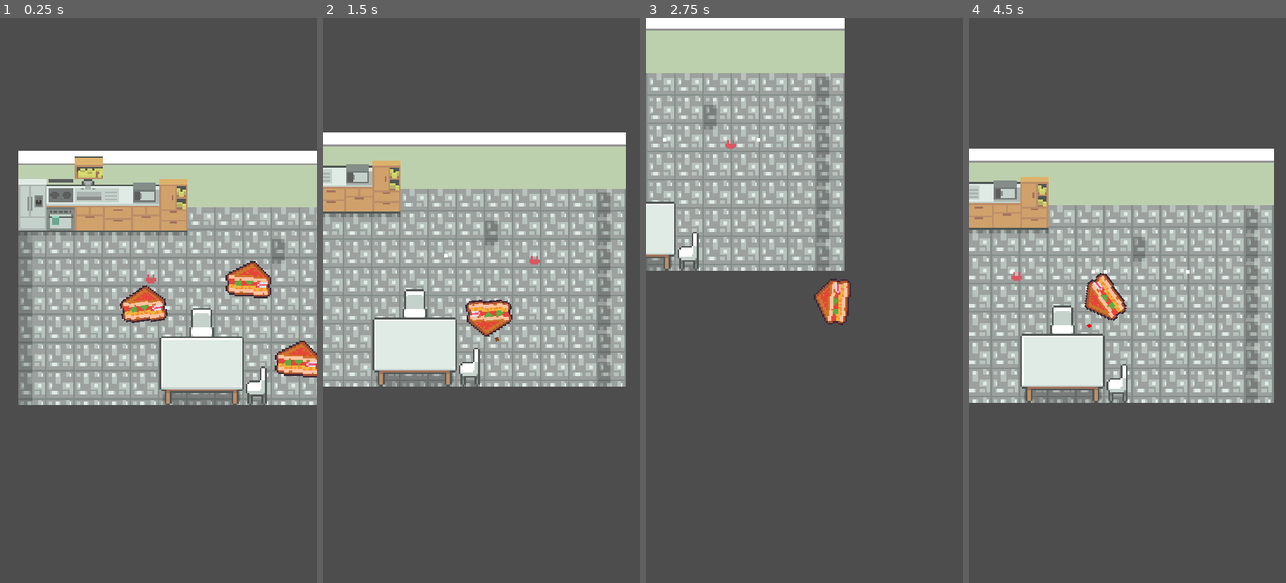
Above: before the commit, frames 1-4 (left to right).
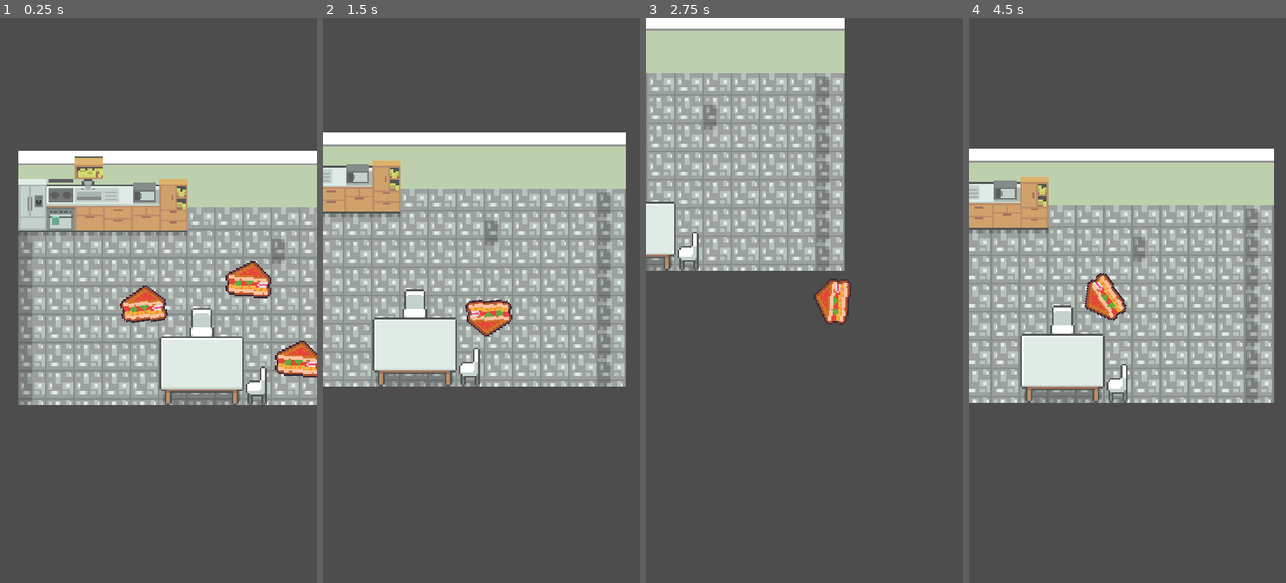
Above: after the commit, the same moments.

Repository: helenzhangyc/BurgerStrike
Game: Godot game, scene res://scenes/levels/Daniel.tscn
Two runs of this game, one before a commit and one after it. Both use one fixed random seed, a clock stepped at 60 frames per second and the inputs below. The project has no main scene, so this scene is started directly.
Inputs (mouse positions are in pixels of both pictures, inside the frame that each line leads up to):
- Up to frame 1 (0.25 s): no input
- Up to frame 2 (1.5 s): move the mouse to (551, 272) at 0.52 s; hold D (right) 0.53-1.28 s; tap Space (shoot) at 0.6, 1.35 s; move the mouse to (418, 328) at 1.27 s; hold S (down) from 1.28 s (still down)
- Up to frame 3 (2.75 s): move the mouse to (836, 176) at 2.02 s; release S (down) at 2.03 s; hold D (right) from 2.03 s (still down); tap Space (shoot) at 2.1 s
- Up to frame 4 (4.5 s): move the mouse to (1111, 413) at 2.77 s; release D (right) at 2.78 s; hold W (up) 2.78-3.53 s; tap Space (shoot) at 2.85, 3.6, 4.35 s; move the mouse to (1222, 385) at 3.52 s; hold A (left) from 3.53 s (still down); move the mouse to (1032, 215) at 4.27 s

The runs differ from the first frame. In frame 1, less than 0.1% of the frame differs, in the area x 46-50%, y 45-47%; in frame 2, less than 0.1%; in frame 3, less than 0.1%; in frame 4, less than 0.1%, in the area x 12-70%, y 44-55%.

Commit message:
daniel/upgrade inventory (#5)
* Inventory system

* add to inventory

* shooting refactor

* merge

Diff:
--- a/project.godot
+++ b/project.godot
@@ -18,6 +18,7 @@
 [autoload]
 
 SignalBus="*res://scripts/SignalBus.gd"
+Globals="*res://scenes/Globals.tscn"
 
 [display]
 
--- /dev/null
+++ b/scenes/Globals.tscn
@@ -0,0 +1,8 @@
+[gd_scene load_steps=2 format=3 uid="uid://rqxrfrjtp106"]
+
+[ext_resource type="Script" path="res://scripts/Globals.gd" id="1_dd7n5"]
+
+[node name="Globals" type="Node2D"]
+script = ExtResource("1_dd7n5")
+
+[node name="BulletContainer" type="Node2D" parent="."]
--- a/scenes/Player.tscn
+++ b/scenes/Player.tscn
@@ -1,9 +1,11 @@
-[gd_scene load_steps=6 format=3 uid="uid://cwre7pomfe73u"]
+[gd_scene load_steps=8 format=3 uid="uid://cwre7pomfe73u"]
 
 [ext_resource type="Script" path="res://scripts/Player.gd" id="1_e2y74"]
 [ext_resource type="Texture2D" uid="uid://5jnm0t5m0wyr" path="res://sprites/03.png" id="2_tpg8j"]
 [ext_resource type="PackedScene" uid="uid://cfx5cdofitgxf" path="res://scenes/PickerUpper.tscn" id="3_dc2ih"]
 [ext_resource type="Script" path="res://scripts/Inventory.gd" id="4_py77w"]
+[ext_resource type="Script" path="res://scripts/Shooter.gd" id="5_372h2"]
+[ext_resource type="Resource" uid="uid://gk7qypk05u23" path="res://resources/items/sauce/ketcup.tres" id="6_8uwjp"]
 
 [sub_resource type="RectangleShape2D" id="RectangleShape2D_w7vev"]
 size = Vector2(6, 7)
@@ -27,6 +29,10 @@
 
 [node name="PickerUpper" parent="." instance=ExtResource("3_dc2ih")]
 
-[node name="Inventory" type="Node" parent="."]
+[node name="Inventory" type="Node2D" parent="."]
 script = ExtResource("4_py77w")
 items = Array[Resource("res://scripts/BurgerItem.gd")]([null])
+
+[node name="Shooter" type="Node2D" parent="."]
+script = ExtResource("5_372h2")
+ammunition = Array[Resource("res://scripts/SauceItem.gd")]([ExtResource("6_8uwjp"), ExtResource("6_8uwjp"), ExtResource("6_8uwjp"), ExtResource("6_8uwjp"), ExtResource("6_8uwjp")])
--- a/scenes/levels/Daniel.tscn
+++ b/scenes/levels/Daniel.tscn
@@ -1,9 +1,8 @@
-[gd_scene load_steps=11 format=3 uid="uid://ctbe15r3nw1ey"]
+[gd_scene load_steps=10 format=3 uid="uid://ctbe15r3nw1ey"]
 
 [ext_resource type="Script" path="res://scripts/GameManager.gd" id="1_p5wqo"]
 [ext_resource type="Texture2D" uid="uid://tpf23uytvwei" path="res://sprites/tileset.png" id="2_4uj7p"]
 [ext_resource type="PackedScene" uid="uid://cwre7pomfe73u" path="res://scenes/Player.tscn" id="3_wbqv4"]
-[ext_resource type="PackedScene" uid="uid://c0ujo7raol74o" path="res://scenes/Enemy.tscn" id="4_vfbub"]
 [ext_resource type="Script" path="res://scripts/Camera.gd" id="5_r3lwe"]
 [ext_resource type="PackedScene" uid="uid://ckeuy4n7lbry5" path="res://scenes/PickupItem.tscn" id="6_n4xlb"]
 [ext_resource type="Resource" uid="uid://gk7qypk05u23" path="res://resources/items/sauce/ketcup.tres" id="7_yr2jp"]
@@ -287,11 +286,6 @@
 [node name="Player" parent="." instance=ExtResource("3_wbqv4")]
 position = Vector2(-41, 6)
 
-[node name="Enemy" parent="." instance=ExtResource("4_vfbub")]
-position = Vector2(-37, -8)
-
-[node name="BulletContainer" type="Node" parent="."]
-
 [node name="Camera2D" type="Camera2D" parent="."]
 zoom = Vector2(3, 3)
 script = ExtResource("5_r3lwe")
--- a/scripts/Bullet.gd
+++ b/scripts/Bullet.gd
@@ -2,8 +2,6 @@
 
 @export var speed: int = 200
 @export var dir: Vector2 = Vector2(0, -1)
-
-@onready var shooter = load("res://scripts/Shooter.gd").new()
 
 func set_dir(dir):
 	self.dir = dir
--- a/scripts/GameManager.gd
+++ b/scripts/GameManager.gd
@@ -1,7 +1,7 @@
 extends Node2D
 
 @onready var player = $Player
-@onready var bullet_container = $BulletContainer
+#@onready var bullet_container = $BulletContainer
 
 @onready var signal_bus = get_node("/root/SignalBus")
 @onready var shooter = load("res://scripts/Shooter.gd").new()
@@ -21,12 +21,14 @@
 	var bullet = bullet_scene.instantiate()
 	bullet.global_position = location
 	bullet.rotation = rotation
-	bullet_container.add_child(bullet)
+	#bullet_container.add_child(bullet)
 
 func _on_bullet_shoot_player(bullet_scene, location, rotation):
-	var bullet = bullet_scene.instantiate()
-	bullet.global_position = location
-	bullet.rotation = rotation
-	bullet_container.add_child(bullet)
-	var curr_bullet_type = shooter.shoot_bullet(shooter.shooting_queue)
-	bullet.modulate = shooter.bullet_type[curr_bullet_type]
+	# var bullet = bullet_scene.instantiate()
+	# bullet.global_position = location
+	# bullet.rotation = rotation
+	# bullet_container.add_child(bullet)
+	# var curr_bullet_type = shooter.shoot_bullet(shooter.shooting_queue)
+	# bullet.modulate = shooter.bullet_type[curr_bullet_type]
+
+	pass
--- /dev/null
+++ b/scripts/Globals.gd
@@ -0,0 +1,3 @@
+extends Node2D
+
+@onready var bullet_container = $BulletContainer
--- a/scripts/Inventory.gd
+++ b/scripts/Inventory.gd
@@ -1,4 +1,5 @@
-extends Node
+
+extends Node2D
 
 @export var items : Array[BurgerItem]
 
--- a/scripts/PickerUpper.gd
+++ b/scripts/PickerUpper.gd
@@ -22,5 +22,6 @@
 				$"../Inventory".add_item(body.item)
 			elif body.item is SauceItem:
 				print("sauce item", body.item)
+				$"../Shooter".add_bullet(body.item)
 
 			body.queue_free()
--- a/scripts/Player.gd
+++ b/scripts/Player.gd
@@ -5,13 +5,21 @@
 @onready var bullet_spawn = $Marker2D
 
 @onready var signal_bus = get_node("/root/SignalBus")
+@onready var globals = get_node("/root/Globals")
 
 func _process(delta):
 	look_at(get_global_mouse_position())
 	# handle shooting
 	if Input.is_action_just_pressed('shoot'):
-		signal_bus.bullet_shoot_player.emit(bullet_scene, bullet_spawn.global_position, rotation)
-
+		var bullet = $Shooter.use_bullet()
+		print("shooting bullet", bullet)
+		if bullet != null:
+			var inst = bullet_scene.instantiate()
+			print("instantiate bullet", inst)
+			inst.global_position = bullet_spawn.global_position
+			inst.rotation = rotation
+			inst.modulate = Color.RED
+			globals.bullet_container.add_child(inst)
 
 func _physics_process(delta):
 
--- a/scripts/Shooter.gd
+++ b/scripts/Shooter.gd
@@ -1,7 +1,11 @@
 extends Node
 
+@export var ammunition: Array[SauceItem]
+
 @export var shooting_queue: Array = ["lettuce", "shoe", "ketchup", "lettuce", "lettuce", "ketchup"]
+
 var max_queue_size = 10
+
 @export var bullet_type: Dictionary = {
 	ketchup = Color.RED,
 	lettuce = Color.LIGHT_GREEN,
@@ -10,23 +14,8 @@
 }
 
 func add_bullet(item):
-	if len(shooting_queue) < max_queue_size:
-		shooting_queue.push_back(item)
+	if len(ammunition) < max_queue_size:
+		ammunition.push_back(item)
 
-func shoot_bullet(shooting_queue):
-	if len(shooting_queue) != 0:
-		var shoot_item = shooting_queue[0]
-		shooting_queue.pop_front()
-		return shoot_item
-	else:
-		return "nothing"
-
-
-# Called when the node enters the scene tree for the first time.
-func _ready():
-	pass
-
-
-# Called every frame. 'delta' is the elapsed time since the previous frame.
-func _process(delta):
-	pass
+func use_bullet():
+	return ammunition.pop_front()
Not shown: 2 places in scenes/PlayerBullet.tscn that only renumber resources
